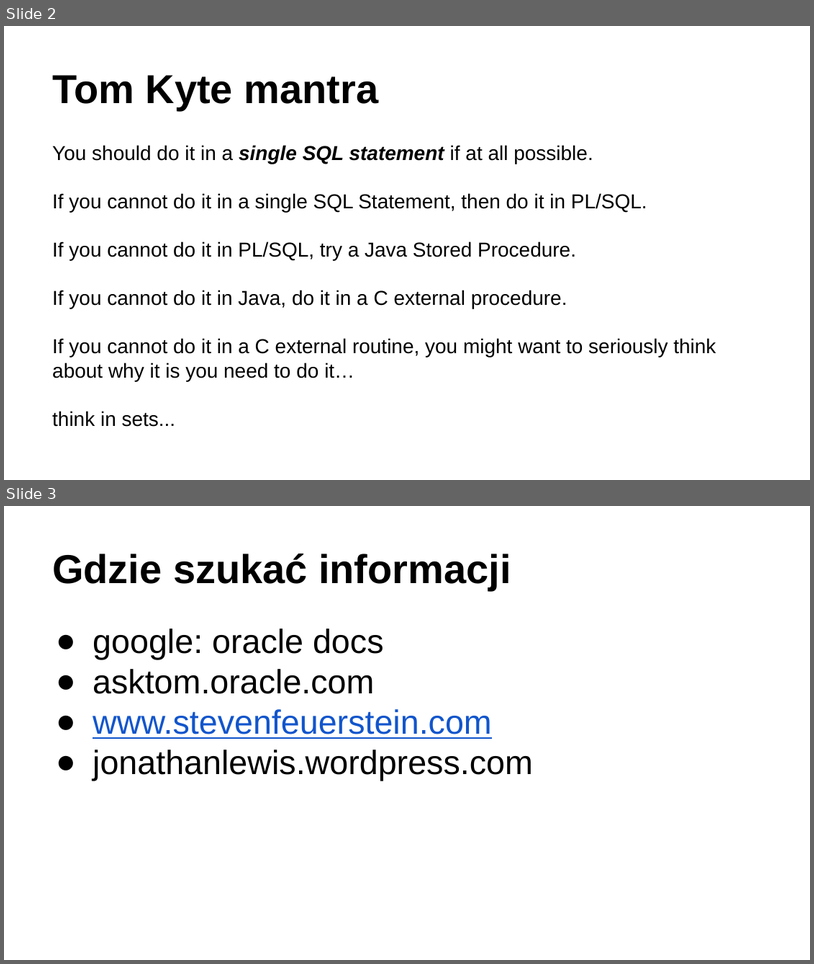
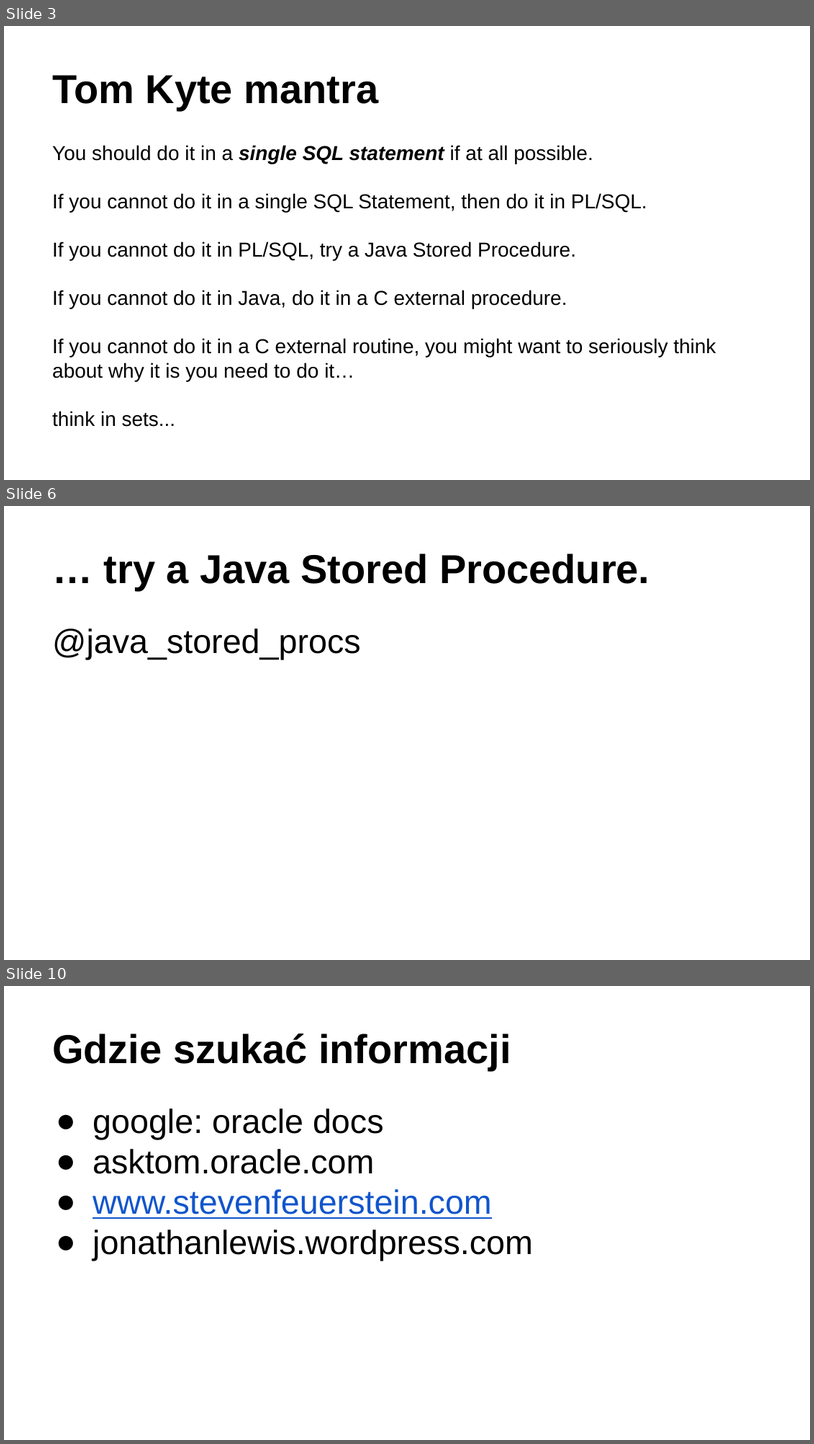
Before and after one commit to marcin-wroblewski/pres-oracle, a slide deck: whatyoudidntknow/prezentacja.pptx. Shown one above the other, each under a label of ours: slides 2 and 3 before the commit, slides 3, 6 and 10 after it; the slides between them are not shown. The pictures are 814x964 and 814x1444 pixels, drawn with LibreOffice and Linux fonts; fonts in the diff are those of the drawing. Boxes give left, top, right and bottom in pixels: in the first picture for what was removed or moved away, otherwise in the second. Text is boxed around its words. In the diff, an @@ line names an element or a change of style, - is before the commit and + after.

```diff
--- a/whatyoudidntknow/prezentacja.pptx
+++ b/whatyoudidntknow/prezentacja.pptx
@@ slide 6 added at box(4, 506, 810, 960), background #FFFFFF @@
@@ title added at box(104, 554, 650, 590), 36 pt, text #000000, bold @@
+… try a Java Stored Procedure.
@@ text added at box(52, 628, 360, 660), 30 pt, text #000000 @@
+@java_stored_procs
@@ what was slide 2 is now slide 3 @@
@@ what was slide 3 is now slide 10 @@
```
Also in this commit, not shown: 6 other slides added, 6 other files.
